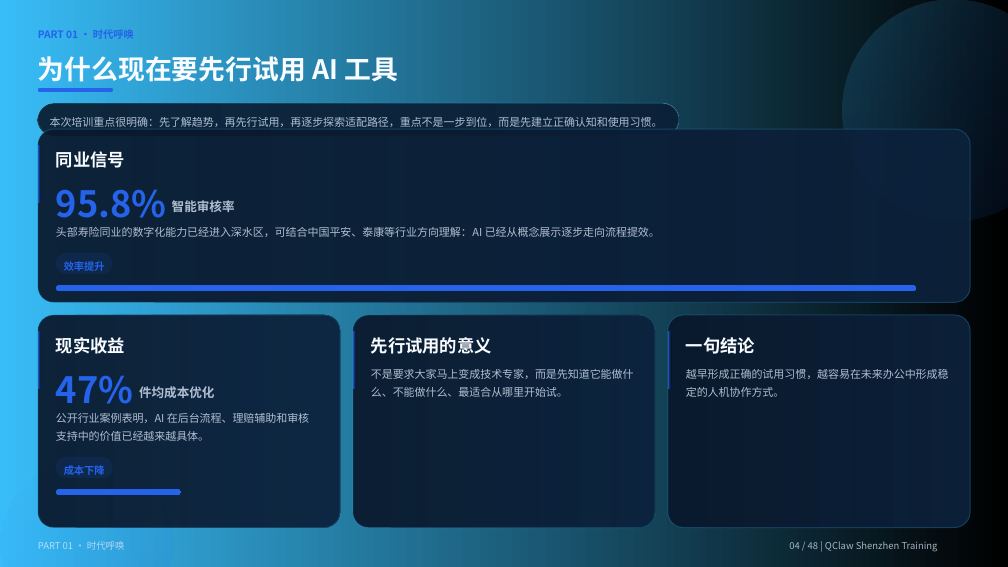
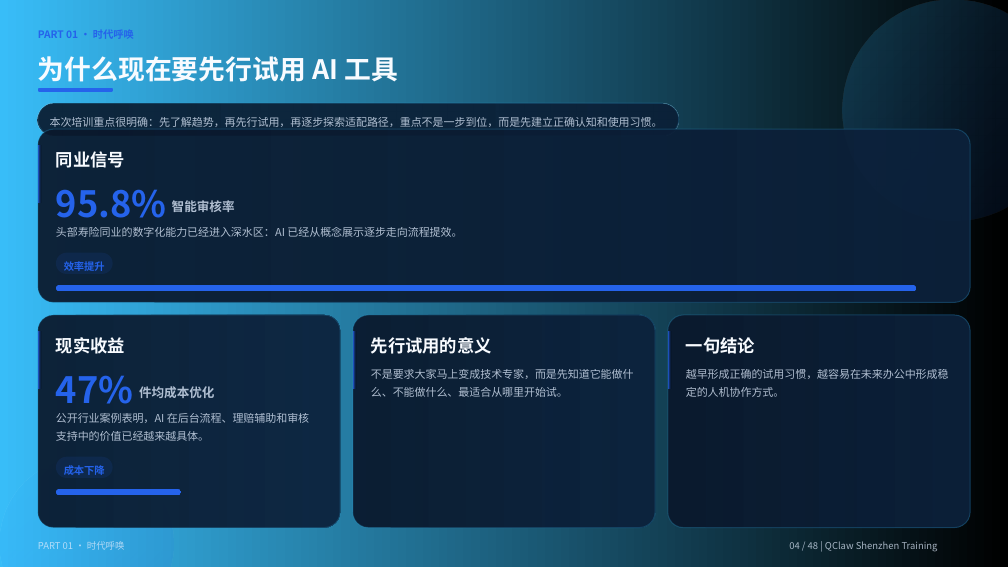
Before and after one commit to WenTao-Love/cn-primary-taxonomy, a slide deck: slide 4 of ppt-output-flagship/presentation.pptx. Drawn at 1008x567 pixels with LibreOffice and Linux fonts; fonts in the diff are those of the drawing. Boxes give left, top, right and bottom in pixels: in the first picture for what was removed or moved away, otherwise in the second. Text is boxed around its words. In the diff, an @@ line names an element or a change of style, - is before the commit and + after.

Commit message:
refactor(training-deck): 优化幻灯片内容并改进竞品比较结构
简化同业信号描述，移除具体公司名称以聚焦核心观点。
将“国内 AI 助手格局”幻灯片重命名为“国内 OpenClaw 竞品比较”，使其更具体。
重构竞品分类为“积分限制型”、“一码难求型（内测）”、“生态绑定/限时型”和“量大管饱型：QClaw”，并更新对应标签。
将文本卡片转换为列表卡片以增强可读性，并更新演讲者笔记和演示提示卡以保持一致性。

```diff
--- a/ppt-output-flagship/presentation.pptx
+++ b/ppt-output-flagship/presentation.pptx
@@ text at [56, 227, 462, 237]: text changed @@
-头部寿险同业的数字化能力已经进入深水区，可结合中国平安、泰康等行业方向理解：AI 已经从概念展示逐步走向流程提效。
+头部寿险同业的数字化能力已经进入深水区：AI 已经从概念展示逐步走向流程提效。
```
Also in this commit, not shown: 1 other slide changed, 14 other files.
